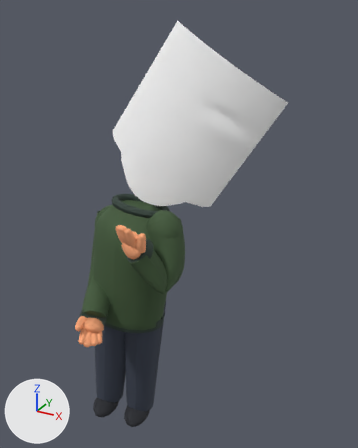
The glTF model public/assets/avatar.glb as it was, and as the next commit left it.
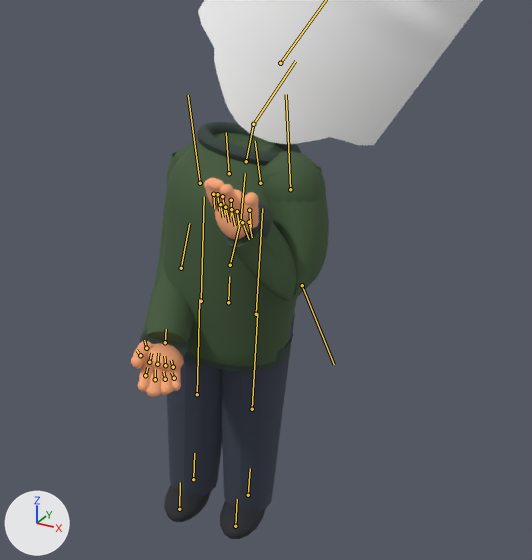
Each version is shown whole from a 50 mm camera at (1.43, -2.01, 2.38) aimed at (0.31, 0.03, 1.36), then close up on the part from 0% to 83% of the width and 28% to 98% of the height. The lights are fixed; the arrows at lower left show +X, +Y and +Z. The older version's two pictures come first. Both versions are drawn at frame 29 of the action 'ReverseWeighing'; the numbers are the values there. The bones that change, and the others that lie on the model, are drawn over the model as lines in the close-ups.
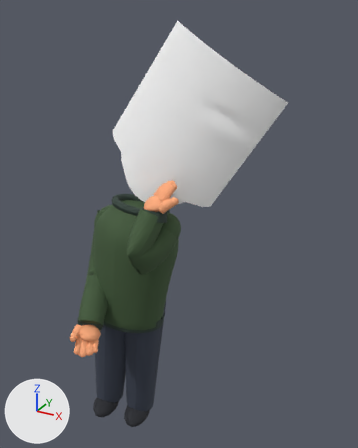
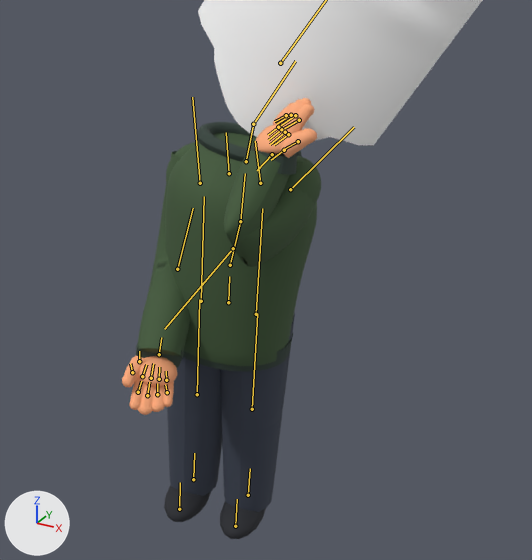
Pixel boxes (x1, y1, x2, y2) of what changed, in the close-ups (532 x 560 px):
'Mesh_0', posed
    before: (131, 0, 483, 539)
    after: (122, 0, 483, 539)
bone 'UpperArm_L', root to tip
    before: (290, 189) to (286, 94)
    after: (290, 189) to (354, 127)
bone 'LowerArm_L', root to tip
    before: (302, 285) to (334, 364)
    after: (233, 248) to (164, 329)
bone 'UpperArm_R', root to tip
    before: (200, 183) to (188, 95)
    after: (200, 183) to (192, 97)
bone 'LowerArm_R', root to tip
    before: (181, 268) to (189, 223)
    after: (177, 269) to (193, 208)

The edits, one by one:
Bone 'UpperArm_L' (bone_upperarm_l) turns from (8, -34, -18) to (-60, -30, 10) degrees about its own x, y and z.
Bone 'LowerArm_L' (bone_lowerarm_l) turns from (-139, -61, -39) to (-167, -67, -14) degrees about its own x, y and z.
Bone 'UpperArm_R' (bone_upperarm_r) turns from (1, 35, 4) to (-11, 25, 5) degrees about its own x, y and z.
Bone 'LowerArm_R' (bone_lowerarm_r) turns from (-82, -22, 66) to (-68, -44, 58) degrees about its own x, y and z.
